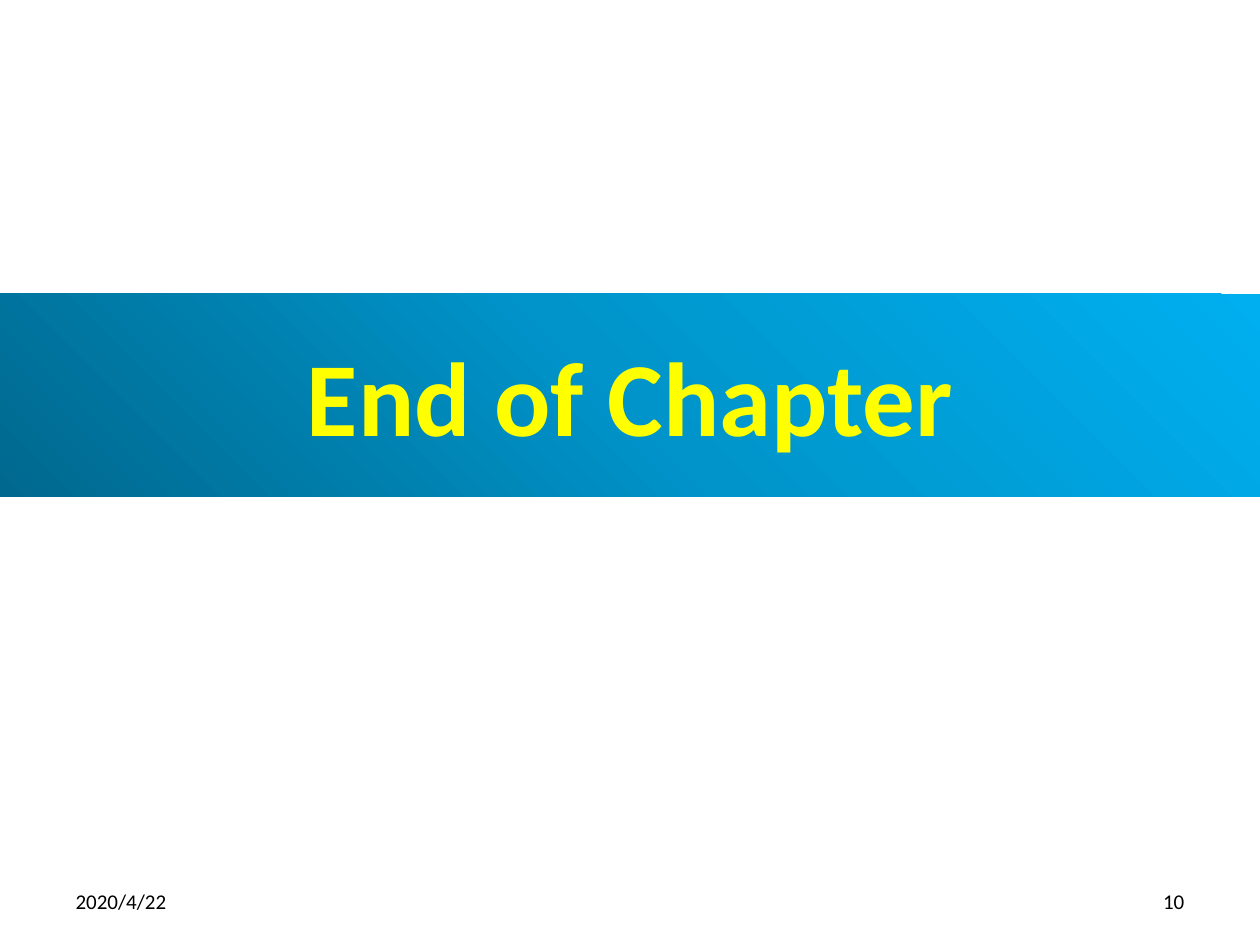
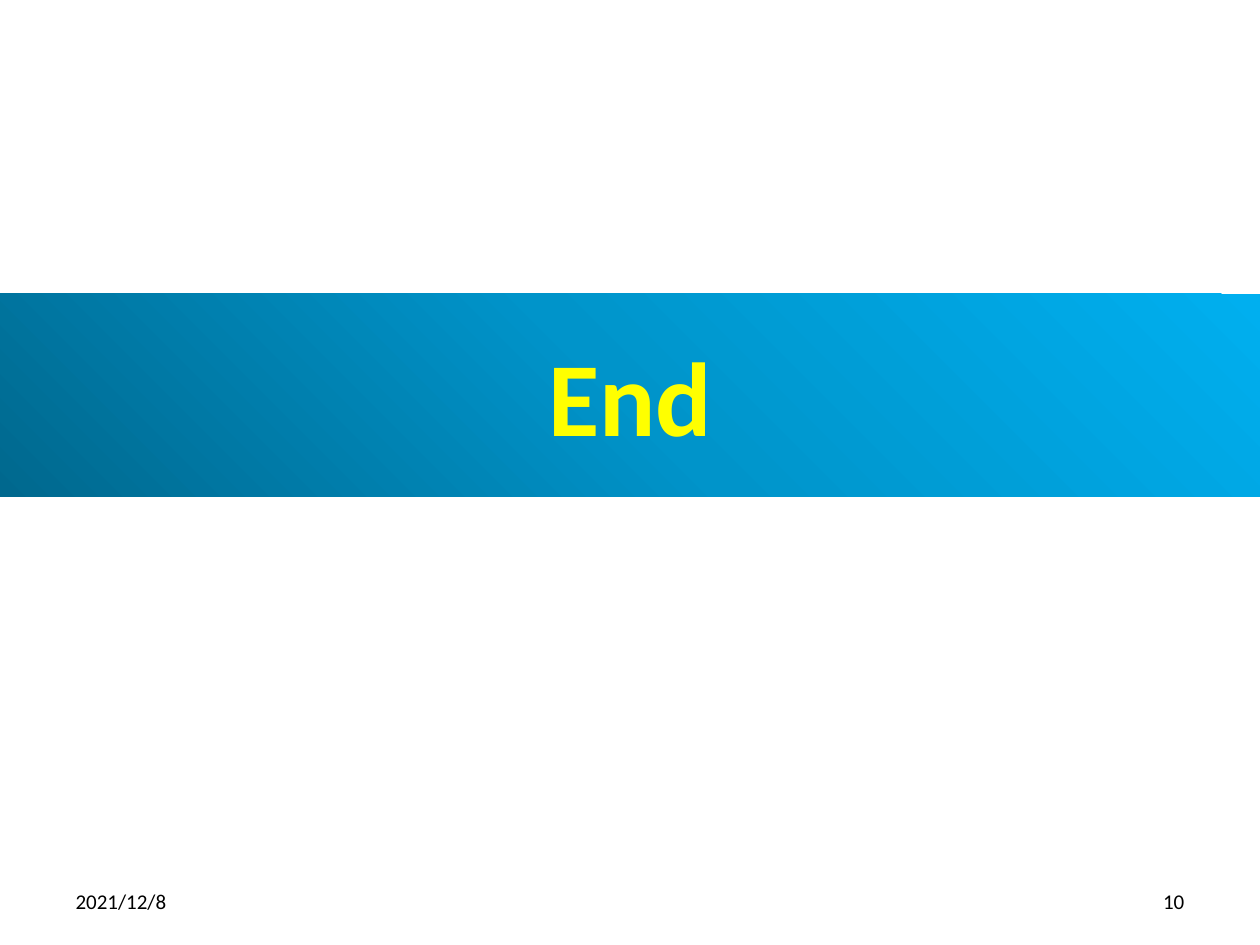
Before and after one commit to peterhchen/800-Docker, a slide deck: slide 10 of 05_DockerHub01.pptx. Drawn at 1260x945 pixels with LibreOffice and Linux fonts; fonts in the diff are those of the drawing. Boxes give left, top, right and bottom in pixels: in the first picture for what was removed or moved away, otherwise in the second. Text is boxed around its words. In the diff, an @@ line names an element or a change of style, - is before the commit and + after.

```diff
--- a/05_DockerHub01.pptx
+++ b/05_DockerHub01.pptx
@@ title at (548, 362, 712, 437): text changed @@
-End of Chapter
+End
@@ text at (76, 894, 167, 910): text changed @@
-2020/4/22
+2021/12/8
```
Also in this commit, not shown: 9 other slides changed.
